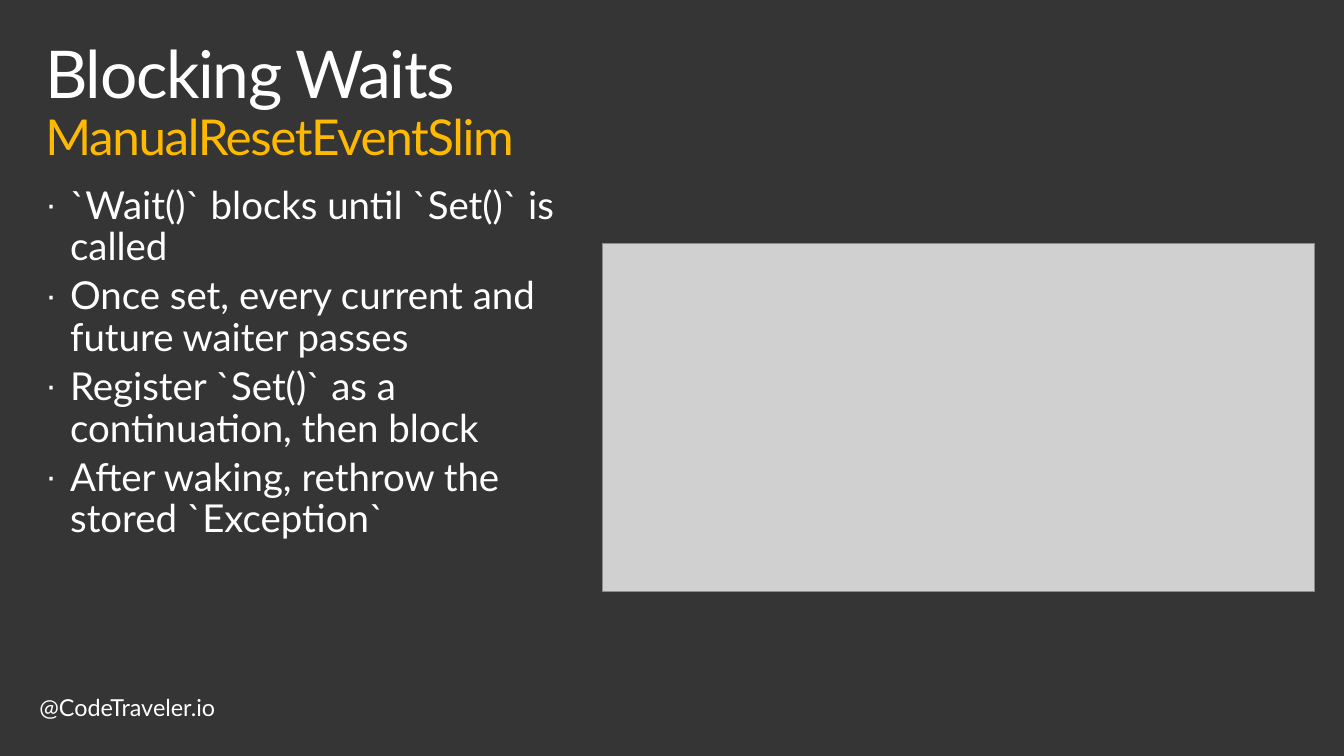
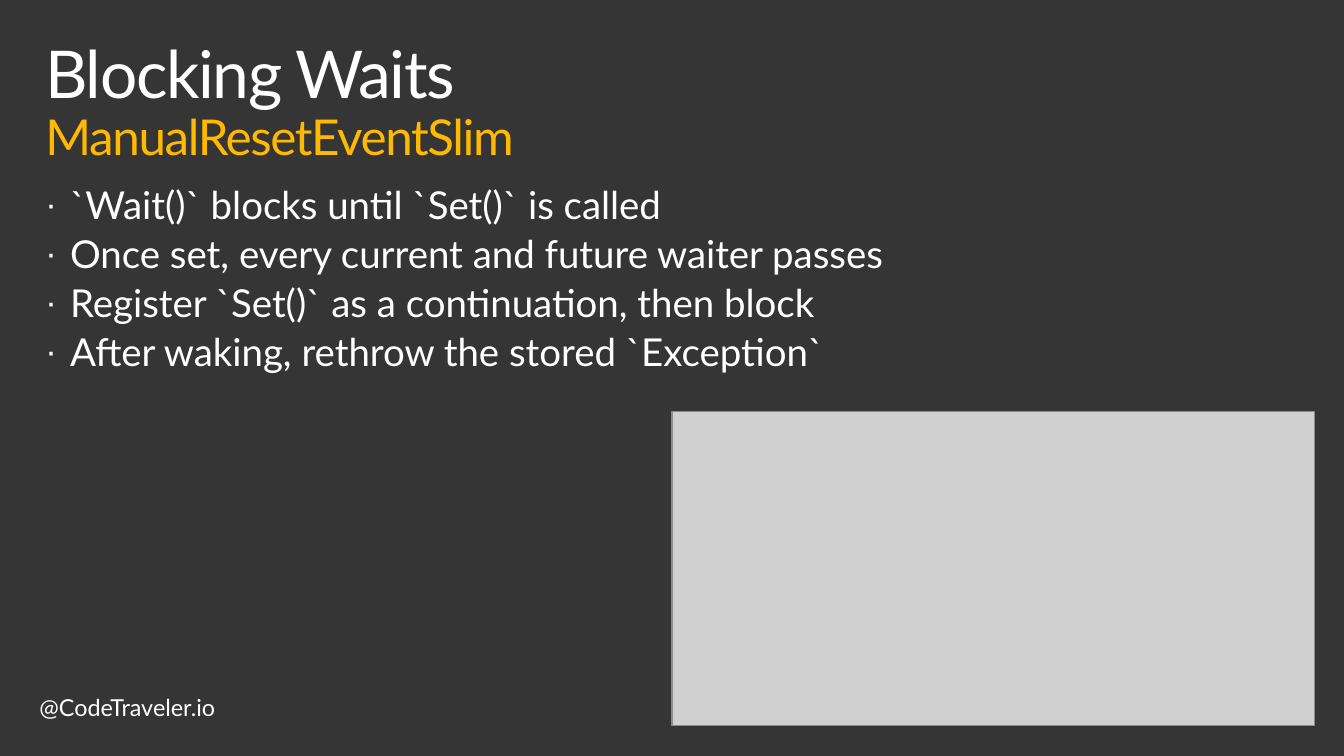
Before and after one commit to TheCodeTraveler/BecomeAnExpertWithAsyncAwait, a slide deck: slide 10 of 4. Creating Custom Implementation of Task/CreatingTaskFromScratch.pptx. Drawn at 1344x756 pixels with LibreOffice and Linux fonts; fonts in the diff are those of the drawing; grey boxes stand for pictures; background and template pictures are left out. Boxes give left, top, right and bottom in pixels: in the first picture for what was removed or moved away, otherwise in the second. Text is boxed around its words. In the diff, an @@ line names an element or a change of style, - is before the commit and + after.

```diff
--- a/4. Creating Custom Implementation of Task/CreatingTaskFromScratch.pptx
+++ b/4. Creating Custom Implementation of Task/CreatingTaskFromScratch.pptx
@@ text "`Wait()` blocks until `Set()` is ..." rewrapped from box(70, 189, 554, 539) to box(70, 189, 883, 373) @@
@@ picture: place and size @@
-picture at box(603, 244, 1314, 592)
+picture at box(672, 412, 1314, 725)
```
Also in this commit, not shown: 4 other slides changed, 1 slide removed, 4 other files.
